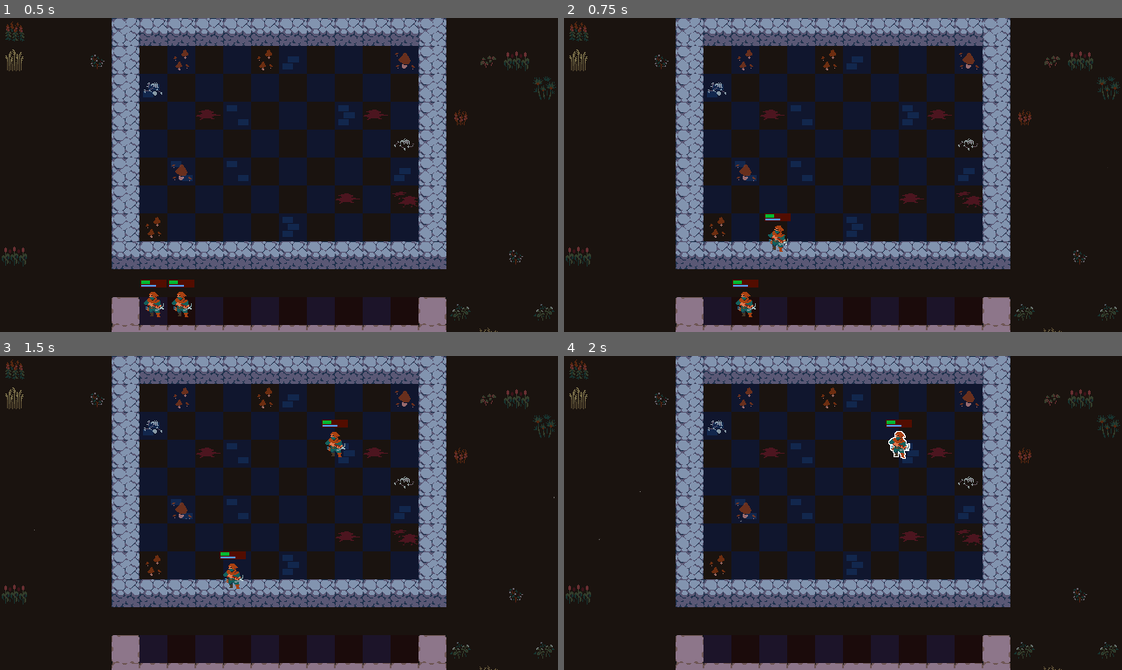
Above: before the commit, frames 1-4 (two rows, left to right).
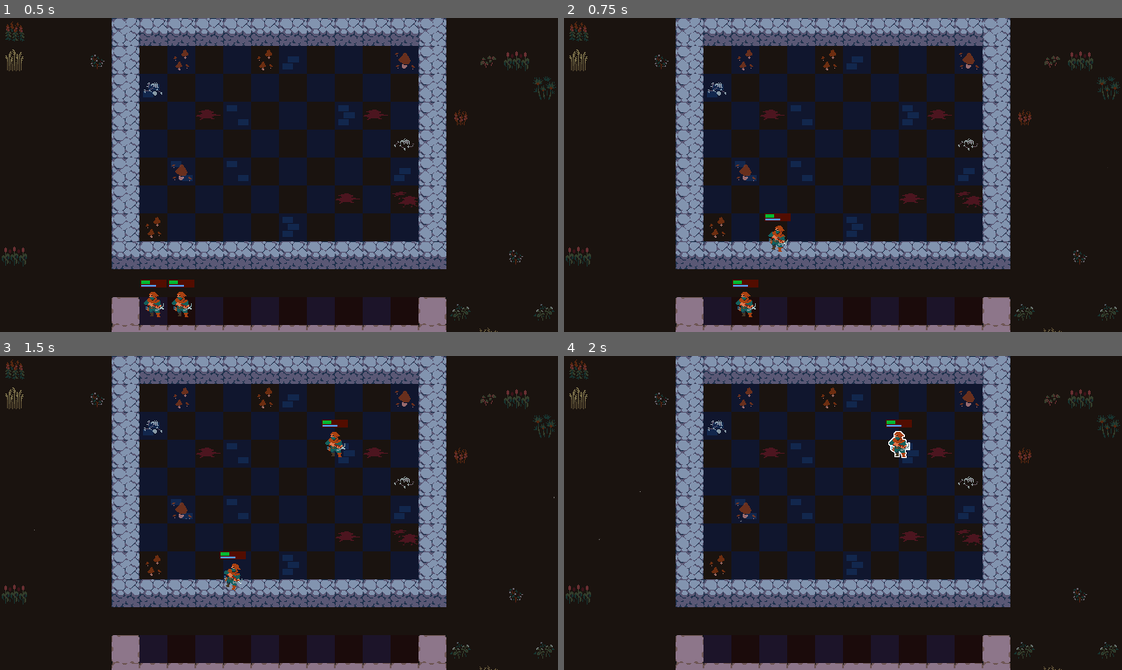
Above: after the commit, the same moments.

Repository: MagnusLucas/Autobattler
Game: Godot game, scene res://scenes/arena/arena.tscn
The game is run twice, just before and just after one commit, with the same random seed, the same clock (stepped at 60 frames per second) and the same inputs.
Inputs (mouse positions are in pixels of both pictures, inside the frame that each line leads up to):
- Up to frame 1 (0.5 s): no input
- Up to frame 2 (0.75 s): tap Enter at 0.5 s; drag from (720, 303) to (898, 105) at 0.52 s
- Up to frame 3 (1.5 s): drag from (178, 641) to (334, 443) at 1.27 s
- Up to frame 4 (2 s): no input

Frame 1 is identical in both runs. In frame 2, less than 0.1% of the frame differs, in the area x 36-41%, y 66-75%; in frame 3, 0.1%, in the area x 40-44%, y 66-75%; in frame 4, less than 0.1%.

Commit message:
Changed velocity based rotation

Diff:
--- a/components/velocity_based_rotation.gd
+++ b/components/velocity_based_rotation.gd
@@ -5,17 +5,13 @@
 @export var target: Node2D
 @export_range(0.25, 1.5) var lerp_seconds := 0.4
 @export var max_rotation_degrees := 50
-@export var x_velocity_lower_threshold := 1.0
-@export var x_velocity_upper_threshold := 3.0
+@export var velocity_at_max_rotation := 100.0
 
 var last_position: Vector2
 var velocity: Vector2
 var angle: float
 var progress: float
 var time_elapsed := 0.0
-
-func easeInOutQuad(x: float) -> float:
-	return 2 * x * x if x < 0.5 else 1 - pow(-2 * x + 2, 2) / 2;
 
 func _physics_process(delta: float) -> void:
 	if not enabled or not target:
@@ -24,15 +20,11 @@
 	last_position = target.global_position
 	progress = time_elapsed/lerp_seconds
 
-	if abs(velocity.x) > x_velocity_upper_threshold:
-		angle = velocity.normalized().x * deg_to_rad(max_rotation_degrees)
-	elif angle != 0 and abs(velocity.x) > x_velocity_lower_threshold:
-		angle = velocity.normalized().x * deg_to_rad(max_rotation_degrees)
-		time_elapsed = 0.3
-	else:
-		angle = 0.0
+	var rotation_strength: float = velocity.x / delta / velocity_at_max_rotation
+	var rotation_strength_clamped: float = clamp(rotation_strength, -1, 1)
+	angle = lerp_angle(0, deg_to_rad(max_rotation_degrees), rotation_strength_clamped)
 
-	target.rotation = lerp_angle(target.rotation, angle, easeInOutQuad(progress))
+	target.rotation = lerp_angle(target.rotation, angle, progress)
 	time_elapsed += delta
 
 	if progress > 1.0:
--- a/scenes/unit/unit.tscn
+++ b/scenes/unit/unit.tscn
@@ -80,7 +80,8 @@
 [node name="VelocityBasedRotation" type="Node" parent="." node_paths=PackedStringArray("target")]
 script = ExtResource("5_vgvef")
 target = NodePath("../Visuals/Skin")
-lerp_seconds = 1.5
+max_rotation_degrees = 70
+velocity_at_max_rotation = 800.0
 metadata/_custom_type_script = "uid://c4qocx6sy1gks"
 
 [node name="OutlineHighlighter" type="Node" parent="." node_paths=PackedStringArray("visuals")]
